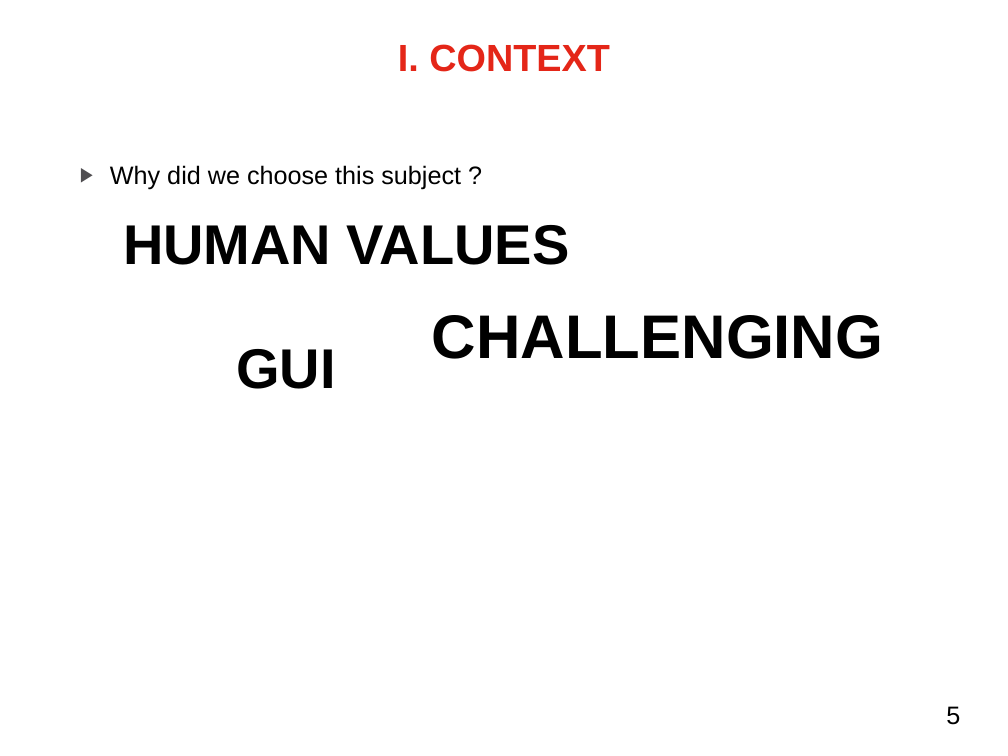
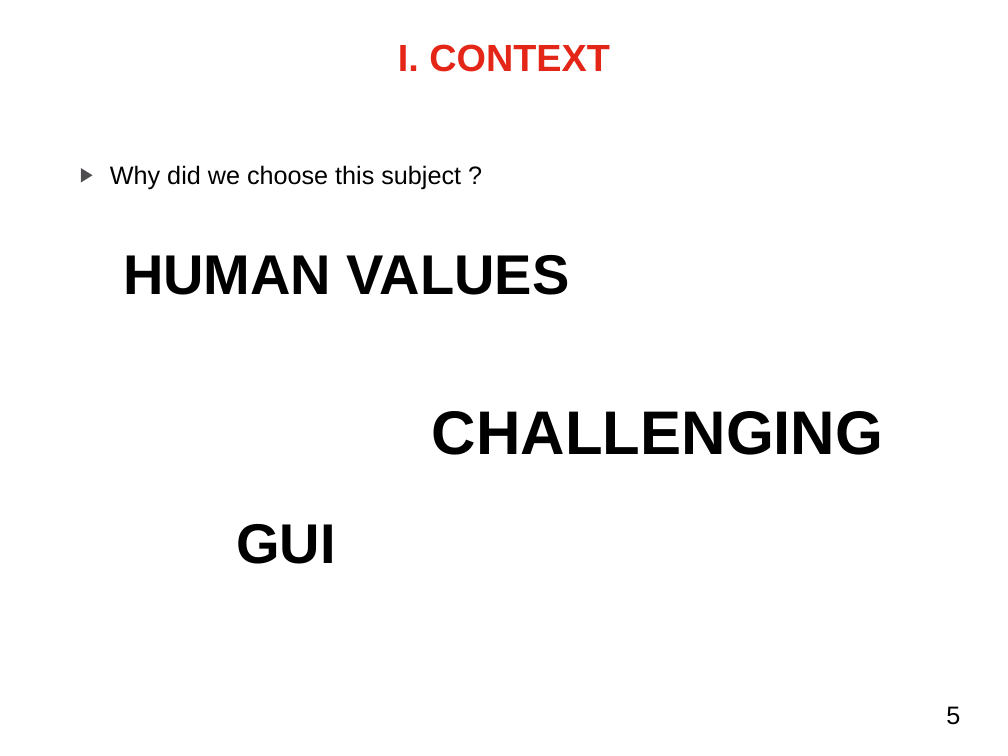
Before and after one commit to mmeven/EP_Domotique_Tablette, a slide deck: slide 5 of Rendu/Diapo_prototype_janvier.pptx. Drawn at 1008x756 pixels with LibreOffice and Linux fonts; fonts in the diff are those of the drawing; background and template pictures are left out. Boxes give left, top, right and bottom in pixels: in the first picture for what was removed or moved away, otherwise in the second. Text is boxed around its words. In the diff, an @@ line names an element or a change of style, - is before the commit and + after.

```diff
--- a/Rendu/Diapo_prototype_janvier.pptx
+++ b/Rendu/Diapo_prototype_janvier.pptx
@@ text "HUMAN VALUES": place and size @@
-text "HUMAN VALUES" at [123, 225, 570, 265]
+text "HUMAN VALUES" at [123, 255, 570, 295]
@@ text "CHALLENGING": place and size @@
-text "CHALLENGING" at [432, 315, 883, 359]
+text "CHALLENGING" at [432, 411, 883, 455]
@@ text "GUI": place and size @@
-text "GUI" at [236, 349, 335, 389]
+text "GUI" at [236, 524, 335, 564]
```
Also in this commit, not shown: 7 other slides changed, 2 slides added, 2 slides removed, 4 other files.
